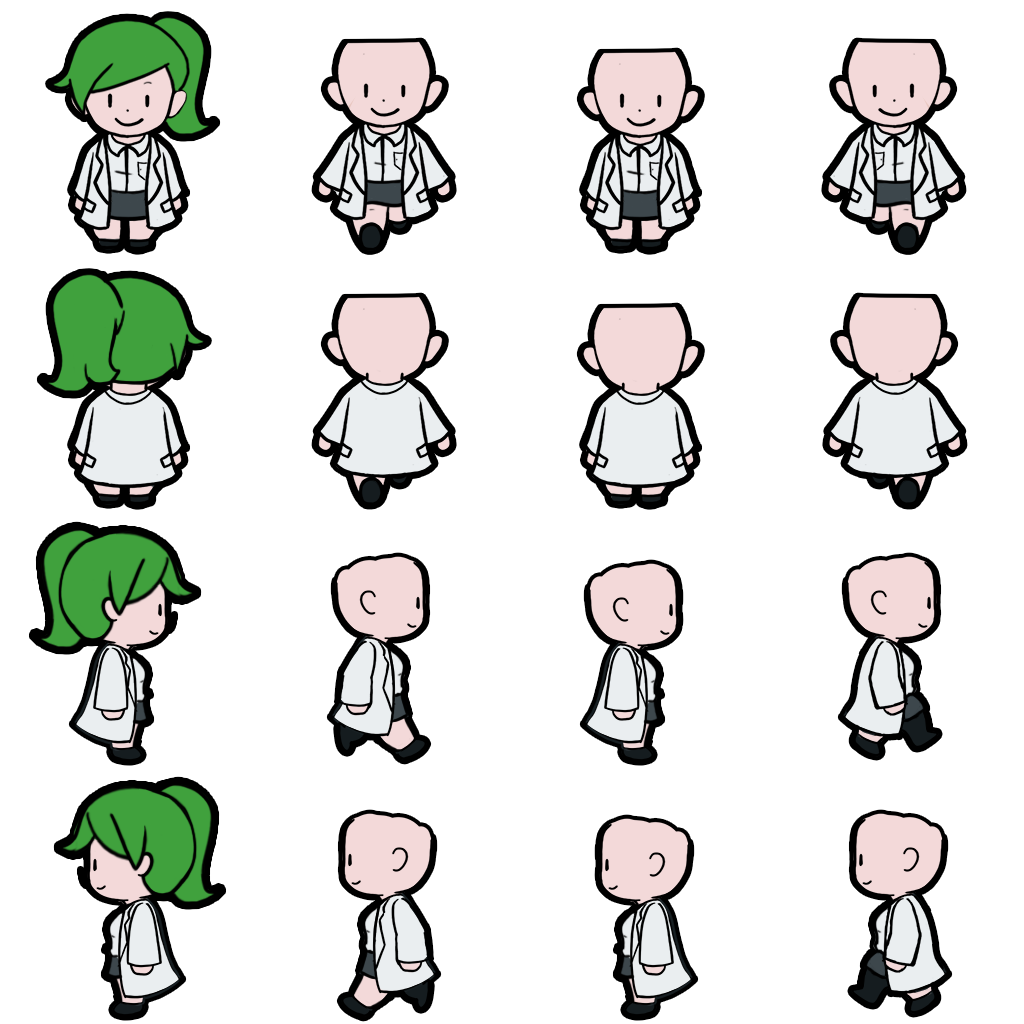
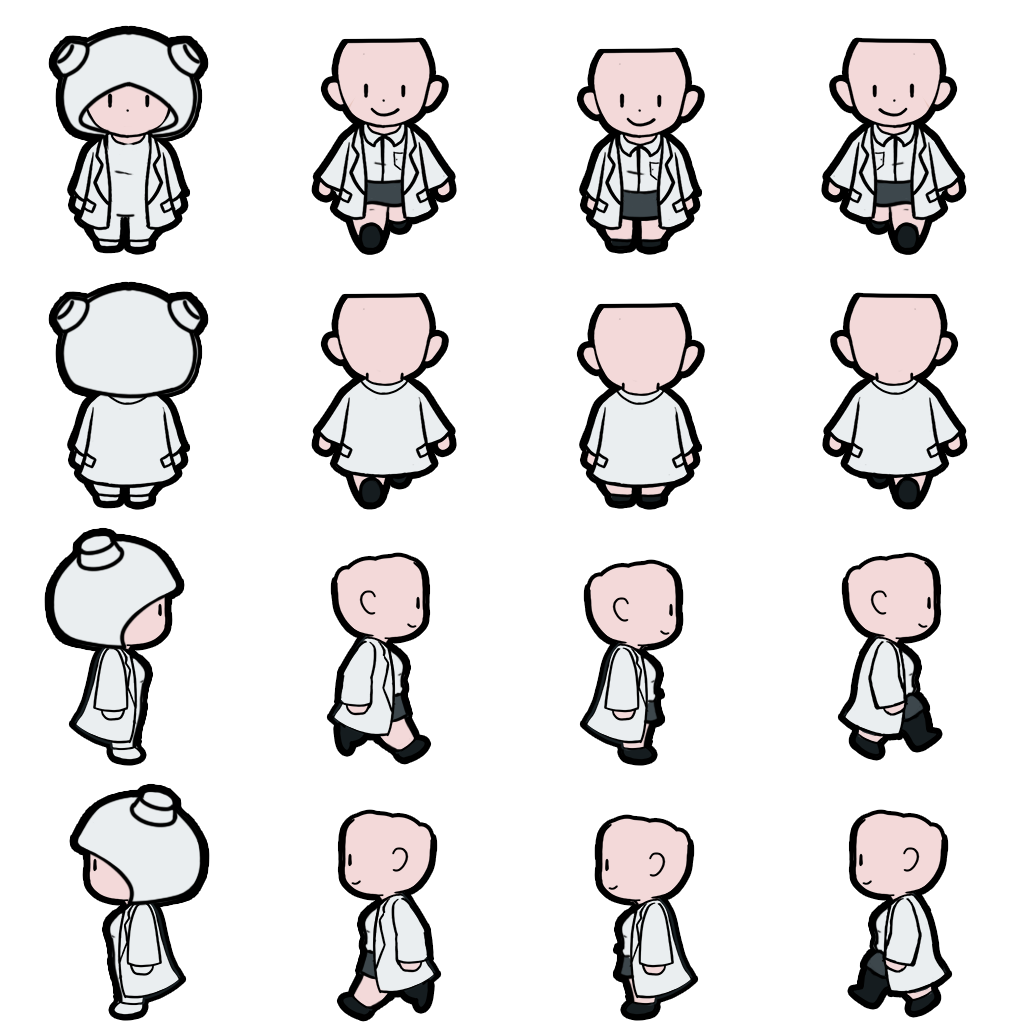
Comparing the layer stacks of the two 1024 x 1024 images. Changes:
removed group "Lana copy 2" (1st of 2, in "Char" › "Side Left") (2 layers) from group "Side Left" over bbox(57, 780, 223, 906)
removed layer "Layer 19" (1st of 4, in "Char" › "Side Left" › "Lana copy 2") from group "Lana copy 2" over bbox(57, 780, 223, 906)
removed layer "Layer 18" (1st of 4, in "Char" › "Side Left" › "Lana copy 2") from group "Lana copy 2" over bbox(61, 783, 215, 903)
removed group "Lana copy 2" (2nd of 2, in "Char" › "Side Right") (2 layers) from group "Side Right" over bbox(32, 525, 198, 651)
removed layer "Layer 19" (2nd of 4, in "Char" › "Side Right" › "Lana copy 2") from group "Lana copy 2" over bbox(32, 525, 198, 651)
removed layer "Layer 18" (2nd of 4, in "Char" › "Side Right" › "Lana copy 2") from group "Lana copy 2" over bbox(40, 528, 194, 648)
removed group "Lana copy" (2 layers) from group "Back" over bbox(40, 272, 208, 395)
removed layer "Layer 19" (3rd of 4, in "Char" › "Back" › "Lana copy") from group "Lana copy" over bbox(40, 272, 208, 395)
removed layer "Layer 18" (3rd of 4, in "Char" › "Back" › "Lana copy") from group "Lana copy" over bbox(47, 273, 204, 392)
added group "Elera copy" with 2 layers in group "Back" over bbox(52, 285, 205, 399)
added layer "Layer 20" (3rd of 4, in "Char" › "Back" › "Elera copy") in group "Elera copy" over bbox(52, 285, 205, 399)
removed layer "Layer 7" (4th of 8, in "Char" › "Back" › "Base male copy 2") from group "Base male copy 2" over bbox(70, 287, 188, 498)
removed group "Lana" (2 layers) from group "Front" over bbox(49, 15, 217, 138)
removed layer "Layer 19" (4th of 4, in "Char" › "Front" › "Lana") from group "Lana" over bbox(49, 15, 217, 138)
removed layer "Layer 18" (4th of 4, in "Char" › "Front" › "Lana") from group "Lana" over bbox(53, 16, 210, 135)
added group "Elera" with 2 layers in group "Front" over bbox(52, 29, 205, 140)
…and 25 more changes (9 added, 10 painted, 6 removed)
